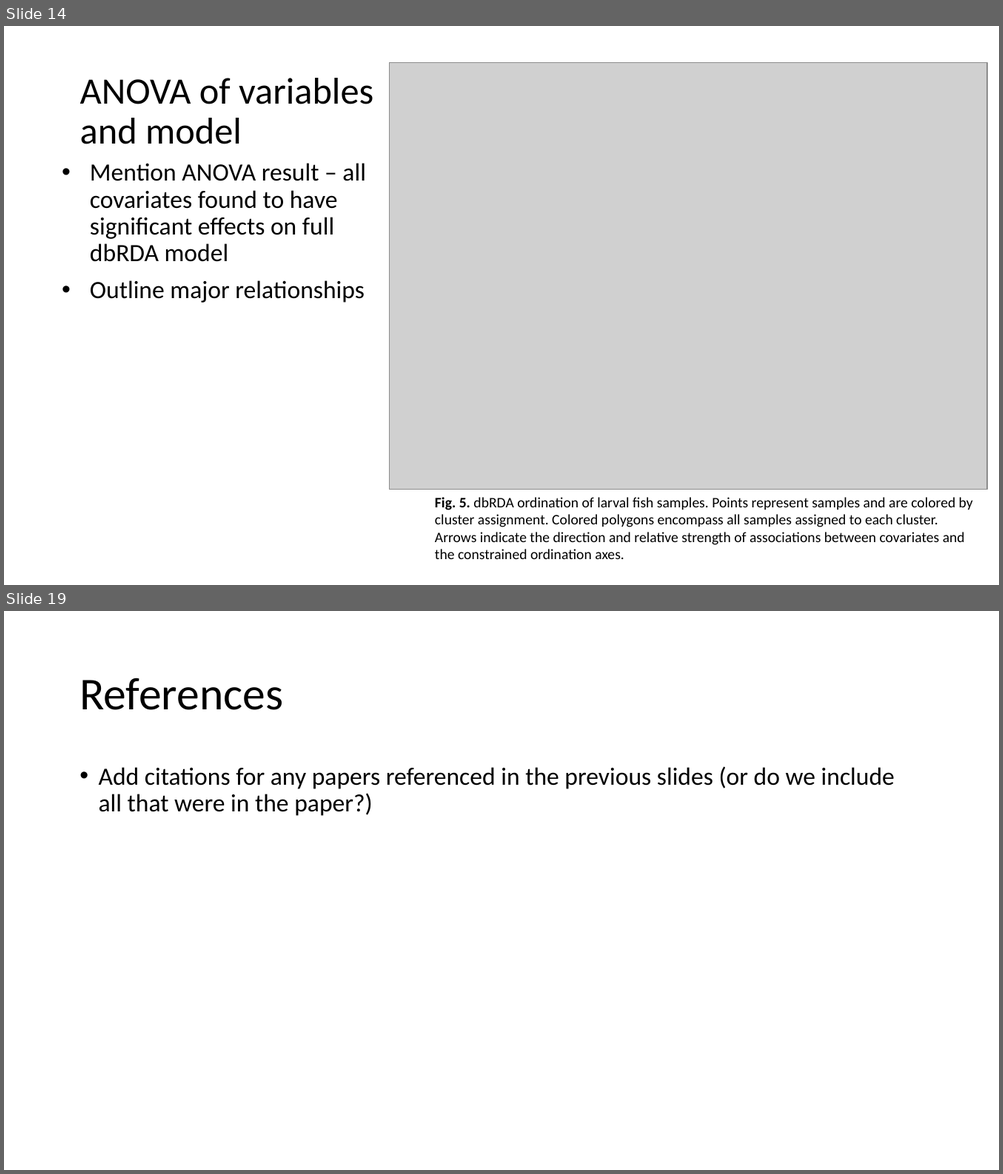
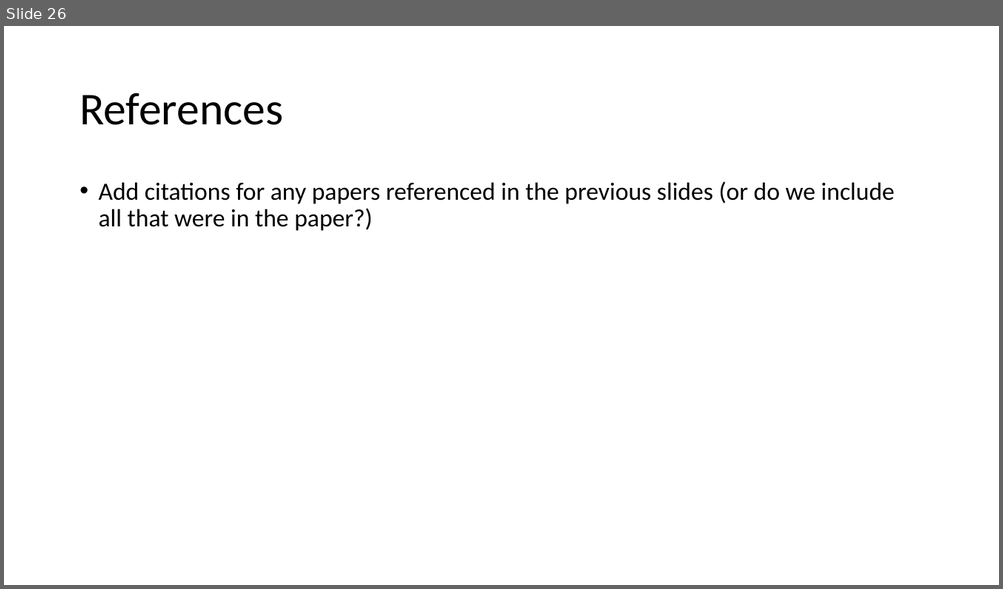
Before and after one commit to LukeABobay/larval-fish-community-analysis, a slide deck: PICES 2026 Presentation.pptx. Shown one above the other, each under a label of ours: slides 14 and 19 before the commit, slide 26 after it; the slides between them are not shown. The pictures are 1003x1174 and 1003x589 pixels, drawn with LibreOffice and Linux fonts; fonts in the diff are those of the drawing; grey boxes stand for pictures. Boxes give left, top, right and bottom in pixels: in the first picture for what was removed or moved away, otherwise in the second. Text is boxed around its words. In the diff, an @@ line names an element or a change of style, - is before the commit and + after.

```diff
--- a/PICES 2026 Presentation.pptx
+++ b/PICES 2026 Presentation.pptx
@@ slide 14 removed at <box>4,26,999,585</box>, background #FFFFFF @@
@@ picture removed at <box>389,62,987,489</box> @@
@@ title removed at <box>80,78,373,144</box> @@
-ANOVA of variables and model
@@ text removed at <box>90,163,365,303</box> @@
-• Mention ANOVA result – all covariates found to have significant effects on full dbRDA model
-• Outline major relationships
@@ text removed at <box>435,497,973,560</box> @@
-Fig. 5. dbRDA ordination of larval fish samples. Points represent samples and are colored by cluster assignment. Colored polygons encompass all samples assigned to each cluster. Arrows indicate the direction and relative strength of associations between covariates and the constrained ordination axes.
@@ what was slide 19 is now slide 26 @@
```
Also in this commit, not shown: 10 slides changed, 16 slides added, 8 other slides removed.
